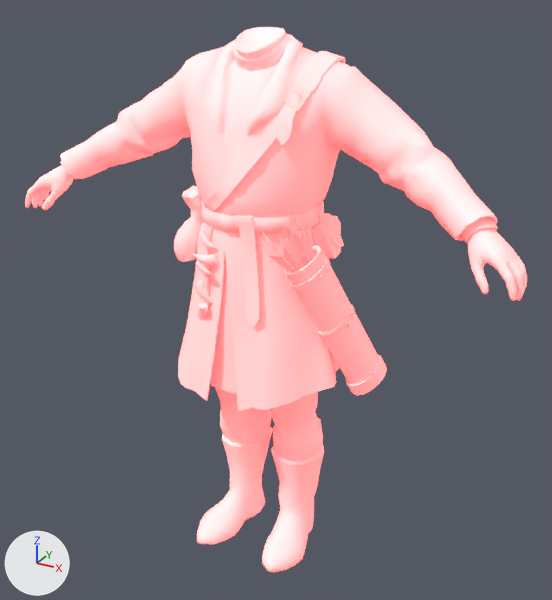
Before and after pictures for a commit that changed the FBX model units/archer/emp_archer_body_01.fbx.
Before and after are seen from a 50 mm camera at (1.012, -1.752, 1.701) aimed at (0.026, 0.041, 0.805). The axes (+X, +Y, +Z) are drawn at lower left. The lights are the same throughout. Where no turn or scale is listed for an object, it has been applied to the vertices.

Objects in the first picture: 'c_head', 'emp_archer_body_01.001', 'emp_huntsman_quiver_01', 'emp_huntsman_quiver_01.001'.
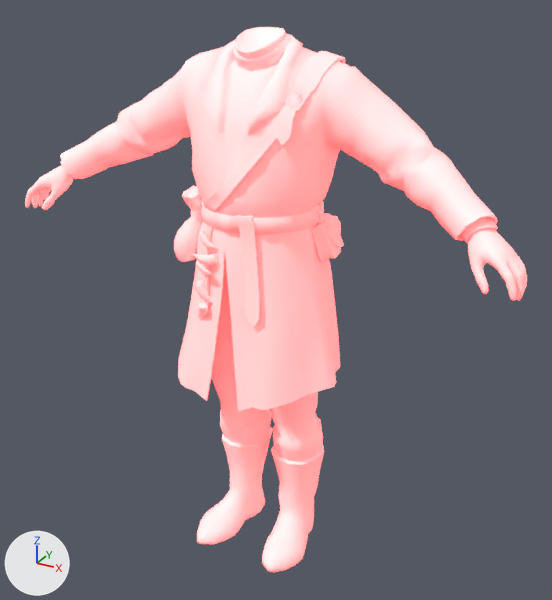
Location of each change, (x1, y1, x2, y2) in pixels of the pictures (552 x 600 px):
'emp_huntsman_quiver_01.001', deleted
    before: (265, 206, 387, 395)
'emp_archer_body_01.001', deleted
    before: (211, 258, 237, 393)
'emp_huntsman_quiver_01', deleted
    before: (260, 214, 312, 272)

The change, as a list of edits to the scene's bpy script:
```text
Remove ob_emp_huntsman_quiver_01:
    ob_emp_huntsman_quiver_01 = bpy.data.objects.new('emp_huntsman_quiver_01', me_emp_huntsman_quiver_01_001)
    ob_emp_huntsman_quiver_01.location = (0.0, 0.0, 0.0)
Remove ob_emp_archer_body_01_001:
    ob_emp_archer_body_01_001 = bpy.data.objects.new('emp_archer_body_01.001', me_emp_archer_body_01_001)
    ob_emp_archer_body_01_001.location = (0.0, 0.0, 0.0)
Remove ob_emp_huntsman_quiver_01_001:
    ob_emp_huntsman_quiver_01_001 = bpy.data.objects.new('emp_huntsman_quiver_01.001', me_emp_huntsman_quiver_01)
    ob_emp_huntsman_quiver_01_001.location = (0.0, 0.0, 0.0)
```
